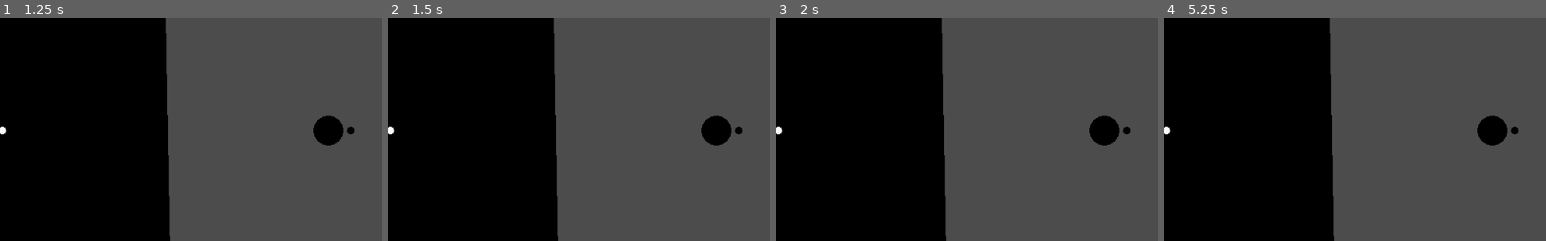
Above: before the commit, frames 1-4 (left to right).
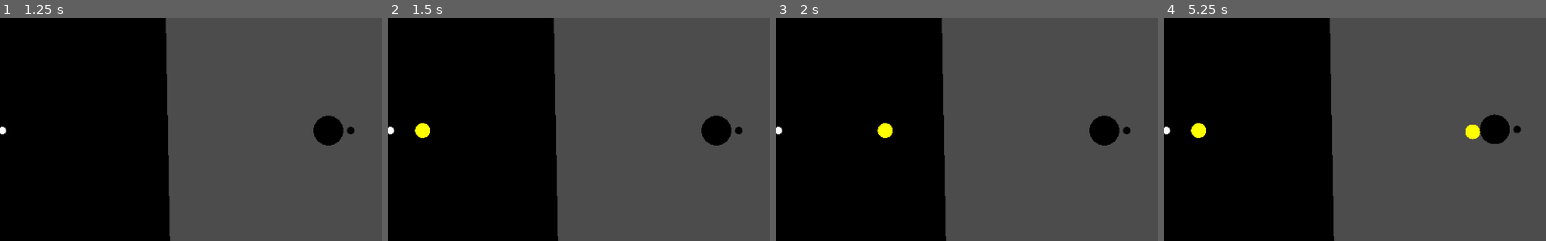
Above: after the commit, the same moments.

Repository: doctor-g/GGJ22
Game: Godot game, scene res://World/World.tscn
Same seed, same stepped clock (60 frames per second), same inputs: the game is played once before the commit and once after it.
Inputs:
- Up to frame 1 (1.25 s): tap Enter at 0.5 s
- Up to frame 2 (1.5 s): tap Space at 1.25 s
- Up to frame 3 (2 s): no input
- Up to frame 4 (5.25 s): tap Enter at 4.25 s; tap Space at 5 s
The pictures show only the part of the screen within x 32-82%, y 28-78%; the shares and areas given below are measured in that part.

Frame 1 is identical in both runs. In frame 2, 0.2% of the frame differs, in the area x 7-11%, y 47-54%; in frame 3, 0.2%; in frame 4, 0.7%, in the area x 7-94%, y 43-58%.

Commit message:
Add simple projectiles
The two players are put on their own layers.

Diff:
--- a/project/Player/Player.gd
+++ b/project/Player/Player.gd
@@ -20,6 +20,7 @@
 var _aim_right : String
 var _aim_up : String
 var _aim_down : String
+var _fire : String
 var _color : Color
 
 onready var _collision_polygon := $CollisionPolygon2D
@@ -40,6 +41,7 @@
 	_aim_right = "aim_right" + suffix
 	_aim_up = "aim_up" + suffix
 	_aim_down = "aim_down" + suffix
+	_fire = "fire" + suffix
 
 	_color = Color.white if player_index==0 else Color.black
 
@@ -60,12 +62,24 @@
 		).angle()
 		update()
 
+	if Input.is_action_just_pressed(_fire):
+		_shoot()
+
 
 func _is_any_aim_pressed()->bool:
 	return Input.is_action_pressed(_aim_up) \
 		or Input.is_action_pressed(_aim_down) \
 		or Input.is_action_pressed(_aim_left) \
 		or Input.is_action_pressed(_aim_right)
+
+
+func _shoot()->void:
+	var projectile : Node2D = preload("res://Player/Projectile.tscn").instance()
+	projectile.player_index = player_index
+	get_parent().add_child(projectile)
+	projectile.position = get_global_transform().origin + Vector2(DISTANCE_TO_RETICLE,0).rotated(_aim_angle)
+	projectile.direction = Vector2(cos(_aim_angle), sin(_aim_angle))
+
 
 func _draw():
 	draw_colored_polygon(_collision_polygon.polygon, _color)
--- /dev/null
+++ b/project/Player/Projectile.gd
@@ -0,0 +1,29 @@
+extends KinematicBody2D
+
+const SPEED := 200.0
+
+var direction := Vector2.ZERO
+var player_index := -1 setget _set_player_index
+
+
+func _ready():
+	assert(player_index!=-1)
+
+
+func _physics_process(delta):
+	# warning-ignore:return_value_discarded
+	move_and_collide(direction*delta*SPEED)
+
+
+func _draw():
+	draw_circle(Vector2.ZERO, $CollisionShape2D.shape.radius, Color.yellow)
+
+
+func _set_player_index(index:int)->void:
+	player_index = index
+	collision_layer = 4 if index==0 else 8
+	collision_mask = 2 if index==0 else 1
+
+
+func _on_VisibilityNotifier2D_screen_exited():
+	queue_free()
--- /dev/null
+++ b/project/Player/Projectile.tscn
@@ -0,0 +1,17 @@
+[gd_scene load_steps=3 format=2]
+
+[ext_resource path="res://Player/Projectile.gd" type="Script" id=1]
+
+[sub_resource type="CircleShape2D" id=1]
+
+[node name="Projectile" type="KinematicBody2D"]
+collision_layer = 0
+collision_mask = 0
+script = ExtResource( 1 )
+
+[node name="CollisionShape2D" type="CollisionShape2D" parent="."]
+shape = SubResource( 1 )
+
+[node name="VisibilityNotifier2D" type="VisibilityNotifier2D" parent="."]
+
+[connection signal="screen_exited" from="VisibilityNotifier2D" to="." method="_on_VisibilityNotifier2D_screen_exited"]
--- a/project/World/World.tscn
+++ b/project/World/World.tscn
@@ -10,9 +10,12 @@
 
 [node name="Player1" parent="Players" instance=ExtResource( 2 )]
 position = Vector2( 297, 322 )
+collision_mask = 0
 
 [node name="Player2" parent="Players" instance=ExtResource( 2 )]
 position = Vector2( 764, 322 )
+collision_layer = 2
+collision_mask = 0
 player_index = 1
 
 [node name="Polygon2D" type="Polygon2D" parent="."]
--- a/project/project.godot
+++ b/project/project.godot
@@ -127,6 +127,13 @@
  ]
 }
 
+[layer_names]
+
+2d_physics/layer_1="player1"
+2d_physics/layer_2="player2"
+2d_physics/layer_3="projectile1"
+2d_physics/layer_4="projectile2"
+
 [physics]
 
 common/enable_pause_aware_picking=true
